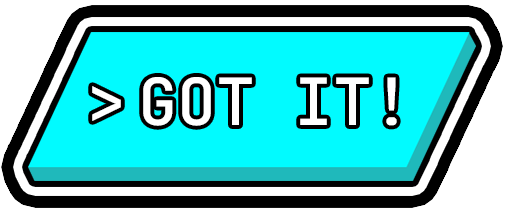
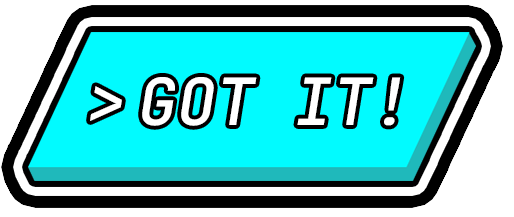
The second (514, 217) image is a revision of the first. Changes to its layers:
painted on "GOT IT!" over <box>90,77,401,126</box>